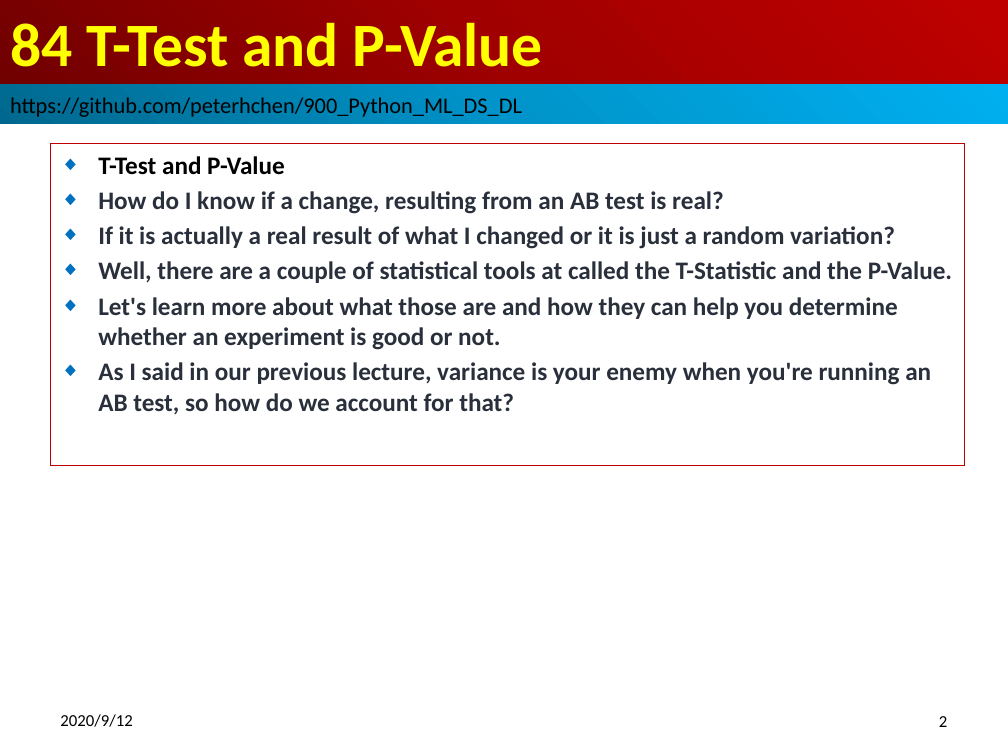
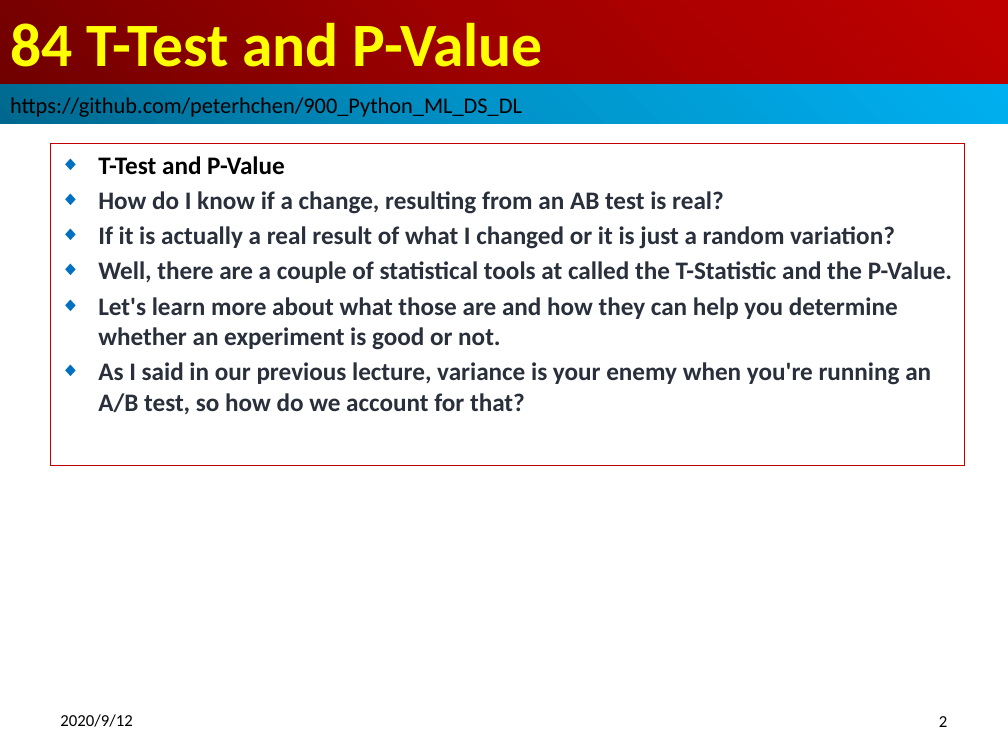
Before and after one commit to peterhchen/900_Python_ML_DS_DL, a slide deck: slide 2 of 084_TTestPValue.pptx. Drawn at 1008x756 pixels with LibreOffice and Linux fonts; fonts in the diff are those of the drawing. Boxes give left, top, right and bottom in pixels: in the first picture for what was removed or moved away, otherwise in the second. Text is boxed around its words. In the diff, an @@ line names an element or a change of style, - is before the commit and + after.

```diff
--- a/084_TTestPValue.pptx
+++ b/084_TTestPValue.pptx
@@ subtitle at <box>98,362,931,414</box>: text changed @@
-◆ As I said in our previous lecture, variance is your enemy when you're running an AB test, so how do we account for that?
+◆ As I said in our previous lecture, variance is your enemy when you're running an A/B test, so how do we account for that?
```
Also in this commit, not shown: 3 other slides changed, 2 slides added, 7 other files.
